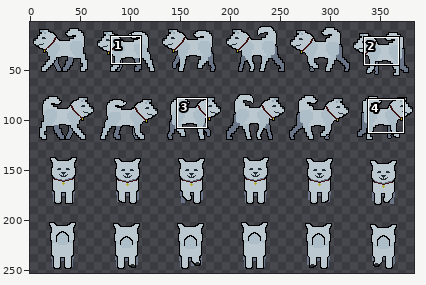
Sprite sheet -- Assets/Sprites/Milo.png. The first picture is a wide view before the edit; the outline marks the close-up.
Close-up. Earlier state:
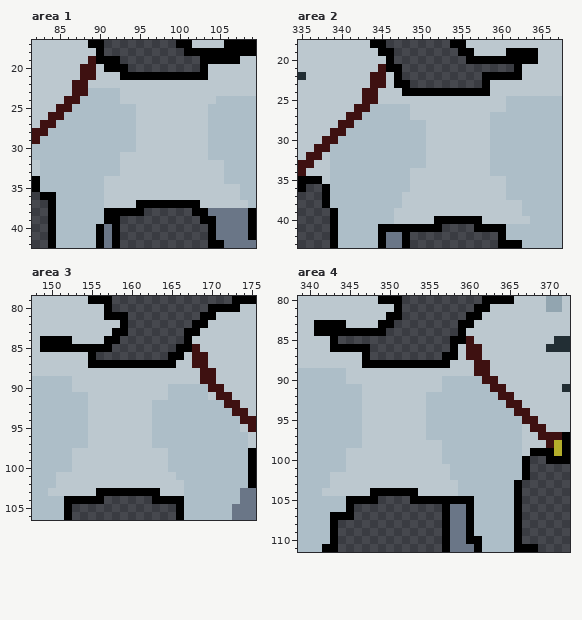
The file is 384x256 pixels. Colours within 5 levels of each other are drawn and written as one. Shown: area 1: x 82..109, y 17..42; area 2: x 335..367, y 18..43; area 3: x 148..175, y 79..106; area 4: x 339..372, y 80..111. The old version is drawn lined up with the new one. The wide view leaves out empty margins. The commit also changed other parts of the picture, which this record leaves out.
The result:
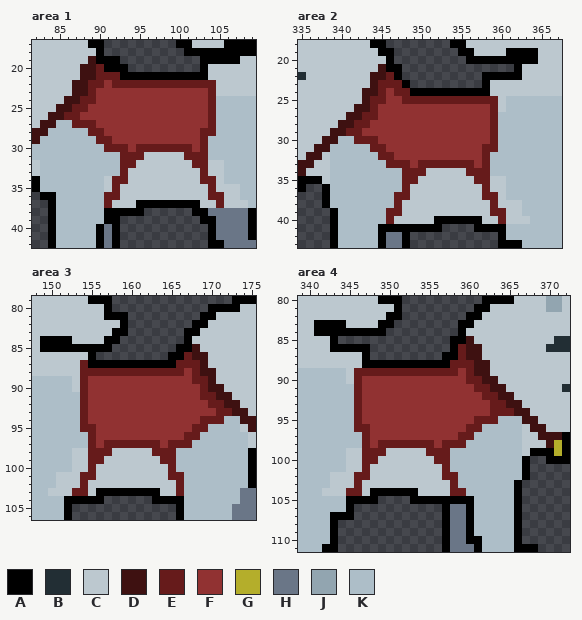
Palette (. is transparent): A #000000  B #222e34  C #bcc8cf  D #3e1111  E #661b1b  F #913232  G #b4ae2b  H #6a7687  J #92a5b0  K #adbec8
What changed:
drawings rearranged on the sheet (the old picture shows each at its new place)
Changed rows in their new state; - is an unchanged pixel.
Area 1:
first column x 86:
20 ----E---------------
21 ----EEE-------------
22 ---EEFEEEEEEEEEEEEE-
23 ---EFFFFFFFFFFFFFFE-
24 --EEFFFFFFFFFFFFFFE-
25 -EEFFFFFFFFFFFFFFFE-
26 EEFFFFFFFFFFFFFFFFE-
27 -EEEFFFFFFFFFFFFFFE-
28 ---EEFFFFFFFFFFFFEE-
29 ----EEFFFFFFFFFFFE--
30 -----EEEFEEEEEEEFE--
31 -------EEE-----EEE--
32 -------EE-------EE--
33 -------E---------E--
34 ------EE---------EE-
35 ------E-----------E-
36 -----EE-----------EE
37 -----E-------------E
Area 2:
first column x 341:
22 -----E--------------
23 ----EEE-------------
24 ----EFEE------------
25 ---EEFFEEEEEEEEEEEE-
26 ---EFFFFFFFFFFFFFFE-
27 --EEFFFFFFFFFFFFFFE-
28 -EEFFFFFFFFFFFFFFFE-
29 EEFFFFFFFFFFFFFFFFE-
30 -EEEFFFFFFFFFFFFFFE-
31 ---EEFFFFFFFFFFFFEE-
32 ----EEFFFFFFFFFFFE--
33 -----EEEFEEEEEEEFE--
34 -------EEE-----EEE--
35 -------EE-------EE--
36 -------E---------E--
37 ------EE---------EE-
38 ------E-----------E-
39 -----EE-----------EE
40 -----E-------------E
Area 3:
first column x 153:
 86 --------------E-----
 87 -E-----------EEE----
 88 -EEEEEEEEEEEEEFE----
 89 -EFFFFFFFFFFFFFEE---
 90 -EFFFFFFFFFFFFFFE---
 91 -EFFFFFFFFFFFFFFEE--
 92 -EFFFFFFFFFFFFFFFEE-
 93 -EFFFFFFFFFFFFFFFFEE
 94 -EFFFFFFFFFFFFFFEEE-
 95 -EEFFFFFFFFFFFFEE---
 96 --EFFFFFFFFFFFEE----
 97 --EFEEEEEEEFEEE-----
 98 --EEE-----EEE-------
 99 --EE-------EE-------
100 --E---------E-------
101 -EE---------EE------
102 -E-----------E------
103 EE-----------E------
Area 4:
first column x 345:
 86 --------------E------
 87 --------------E------
 88 -------------EEE-----
 89 -EEEEEEEEEEEEEFE-----
 90 -EFFFFFFFFFFFFFEE----
 91 -EFFFFFFFFFFFFFFEE---
 92 -EFFFFFFFFFFFFFFFEE--
 93 -EFFFFFFFFFFFFFFFFEE-
 94 -EFFFFFFFFFFFFFFFFEEE
 95 -EFFFFFFFFFFFFFFEEE--
 96 -EEFFFFFFFFFFFFEE----
 97 --EFFFFFFFFFFFEE-----
 98 --EFEEEEEEEFEEE------
 99 --EEE-----EEE--------
100 --EE-------EE--------
101 --E---------E--------
102 -EE---------EE-------
103 -E-----------E-------
104 EE-----------EE------
